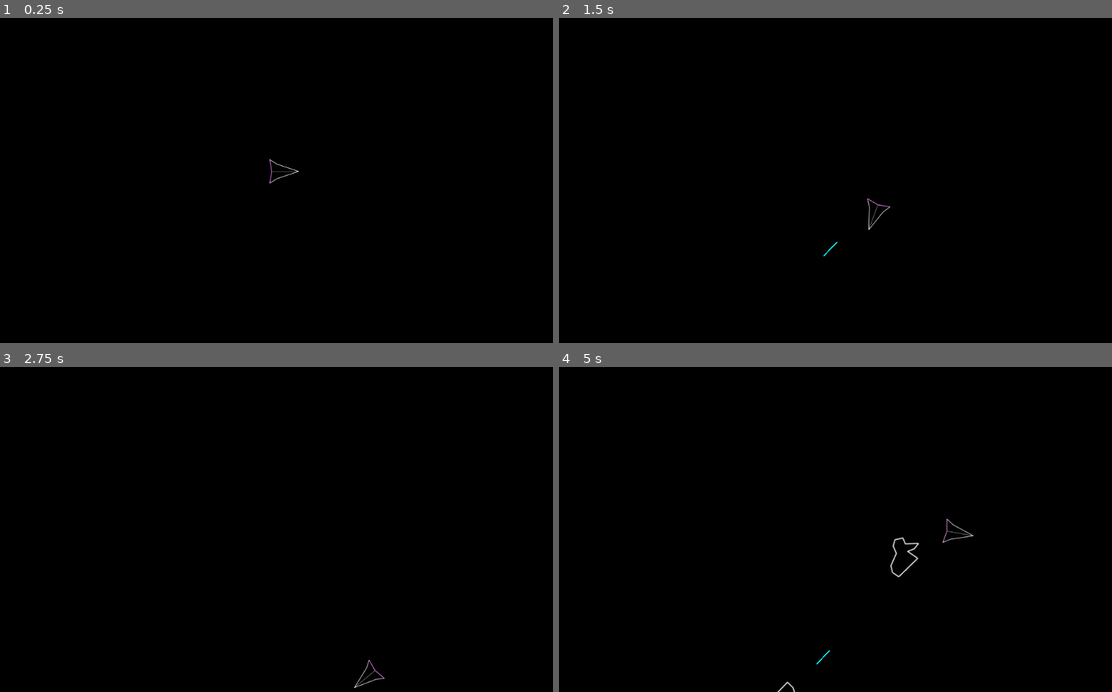
Above: before the commit, frames 1-4 (two rows, left to right).
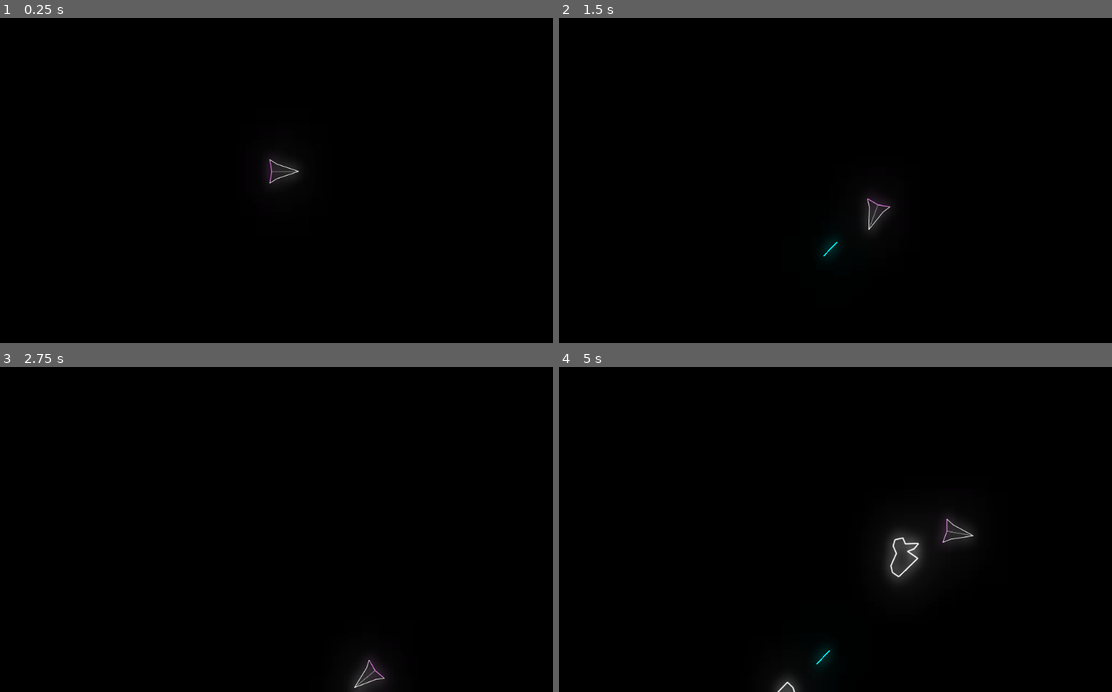
Above: after the commit, the same moments.

Repository: liske/Planetoids
Game: Godot game, scene res://scenes/Space.tscn
The game is run twice, just before and just after one commit, with the same random seed, the same clock (stepped at 60 frames per second) and the same inputs.
Inputs:
- Up to frame 1 (0.25 s): no input
- Up to frame 2 (1.5 s): tap Enter at 0.5 s; hold Right (rotate_right) 0.53-1.28 s; hold W (boost) 0.53-1.28 s; hold Left (rotate_left) from 1.28 s (still down); tap Space (shoot) at 1.35 s
- Up to frame 3 (2.75 s): release Left (rotate_left) at 2.03 s; hold Right (rotate_right) from 2.03 s (still down); hold W (boost) from 2.03 s (still down)
- Up to frame 4 (5 s): release W (boost) at 2.78 s; tap Space (shoot) at 2.85, 4.35 s; release Right (rotate_right) at 3.53 s; hold W (boost) 3.53-4.28 s; hold Left (rotate_left) from 3.53 s (still down)

The runs differ from the first frame. In frame 1, 0.3% of the frame differs, in the area x 48-54%, y 43-51%; in frame 2, 0.4%; in frame 3, 0.4%; in frame 4, 1.6%, in the area x 38-75%, y 45-100%.

Commit message:
space: add glow

Diff:
--- a/scenes/Space.tscn
+++ b/scenes/Space.tscn
@@ -1,7 +1,16 @@
-[gd_scene load_steps=3 format=2]
+[gd_scene load_steps=4 format=2]
 
 [ext_resource path="res://objects/ship/Ship.tscn" type="PackedScene" id=1]
 [ext_resource path="res://scenes/Space.gd" type="Script" id=2]
+
+[sub_resource type="Environment" id=1]
+background_mode = 4
+glow_enabled = true
+glow_intensity = 1.2
+glow_strength = 1.1
+glow_bloom = 0.9
+glow_blend_mode = 0
+glow_hdr_threshold = 0.0
 
 [node name="Space" type="Node2D"]
 script = ExtResource( 2 )
@@ -13,4 +22,7 @@
 [node name="Timer" type="Timer" parent="."]
 autostart = true
 
+[node name="WorldEnvironment" type="WorldEnvironment" parent="."]
+environment = SubResource( 1 )
+
 [connection signal="timeout" from="Timer" to="." method="_on_Timer_timeout"]
